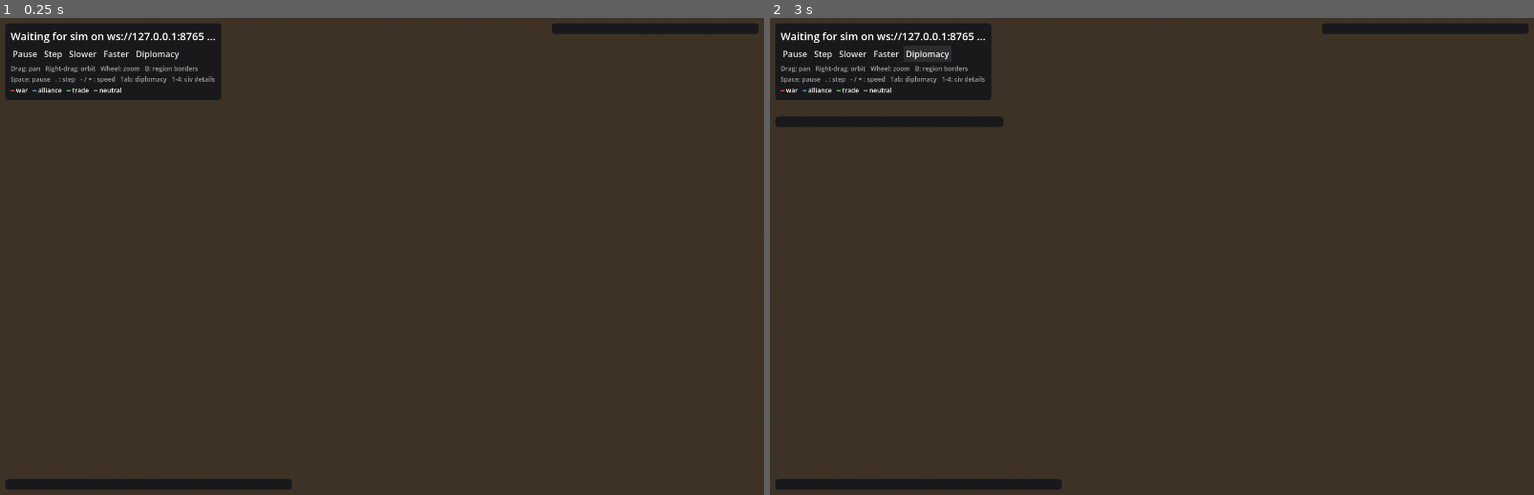
Above: before the commit, frames 1-2 (left to right).
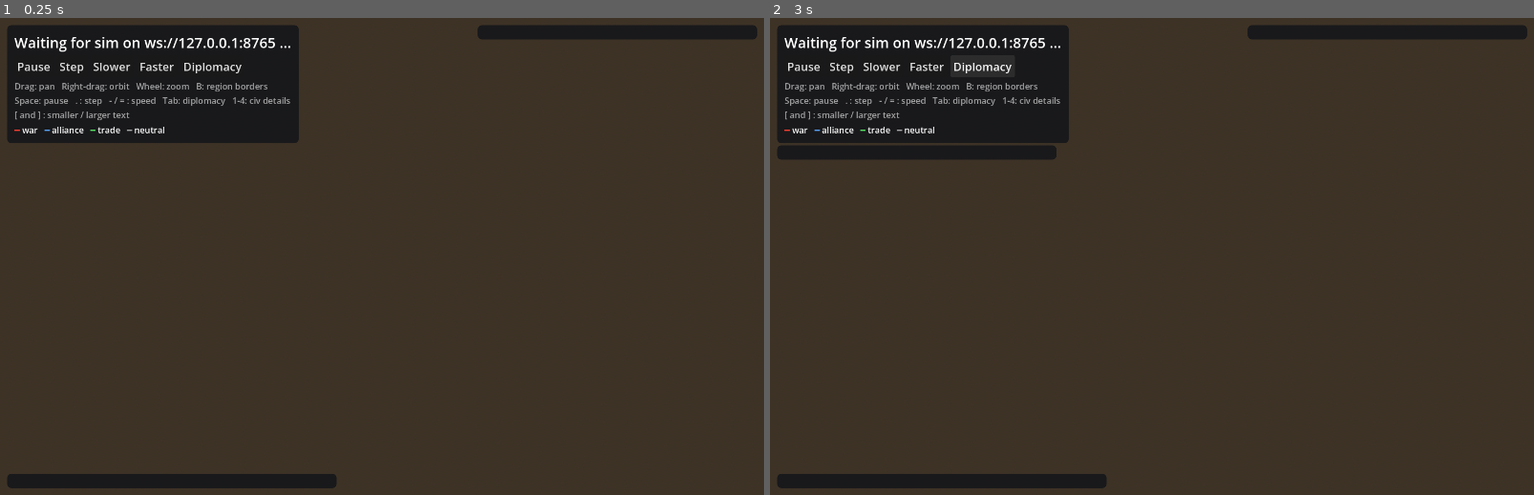
Above: after the commit, the same moments.

Repository: ninjabunny22/Game
Game: Godot game, scene res://scenes/main.tscn
The game is run twice, just before and just after one commit, with the same random seed, the same clock (stepped at 60 frames per second) and the same inputs.
Inputs:
- Up to frame 1 (0.25 s): no input
- Up to frame 2 (3 s): click "Step" at 0.5 s; click "Slower" at 1.25 s; click "Faster" at 2 s; click "Diplomacy" at 2.75 s

The runs differ from the first frame. In frame 1, 7.5% of the frame differs, in the area x 0-100%, y 1-99%; in frame 2, 7.7%.

Commit message:
Let battle length follow from how matched the armies are; days; larger UI
Battles no longer have a minimum or maximum length: armies fight until
one's strength falls below half the other's. Battle casualties run at
2.5 times the base rate, so a lopsided battle ends in a tick or two and
a close one takes roughly 40 to 100. A beaten garrison is scattered and
must rally before it can fight again.

The viewer counts days (one tick is one day) instead of years, and the
whole overlay is drawn 35% larger, adjustable with [ and ].

Co-Authored-By: Claude Opus 5.5 <noreply@anthropic.com>

Diff:
--- a/godot/scripts/hud.gd
+++ b/godot/scripts/hud.gd
@@ -7,9 +7,8 @@
 
 const LINK_LEGEND := "[color=#ff4033]━[/color] war   [color=#59a6ff]━[/color] alliance   [color=#59e666]━[/color] trade   [color=#aaaaaa]━[/color] neutral"
 
-const TICKS_PER_YEAR := 10  # purely for display: a calendar reads better than a tick count
 const MAX_HEADLINES := 8
-const ROUTINE_WINDOW := 100  # ticks over which routine events are counted for the summary line
+const ROUTINE_WINDOW := 100  # days over which routine events are counted for the summary line
 # Events worth a line of their own. Everything else is only counted.
 const HEADLINE_KINDS := ["war", "diplomacy", "region", "era"]
 const ROUTINE_LABELS := {"capture": "buildings captured", "tech": "discoveries", "trade": "trade changes"}
@@ -68,7 +67,8 @@
 	_button(buttons, "Diplomacy", toggle_diplomacy)
 	var help := Label.new()
 	help.text = ("Drag: pan   Right-drag: orbit   Wheel: zoom   B: region borders\n"
-			+ "Space: pause   . : step   - / = : speed   Tab: diplomacy   1-4: civ details")
+			+ "Space: pause   . : step   - / = : speed   Tab: diplomacy   1-4: civ details\n"
+			+ "[ and ] : smaller / larger text")
 	help.add_theme_font_size_override("font_size", 12)
 	help.modulate = Color(1, 1, 1, 0.6)
 	column.add_child(help)
@@ -84,14 +84,14 @@
 
 	# Diplomacy: every war, alliance and trade deal in force. Toggled with the button or Tab.
 	_diplomacy_panel = _panel(root)
-	_diplomacy_panel.position = Vector2(10, 186)
-	_diplomacy_panel.custom_minimum_size = Vector2(430, 0)
+	_diplomacy_panel.position = Vector2(10, 178)
+	_diplomacy_panel.custom_minimum_size = Vector2(390, 0)
 	_diplomacy_panel.visible = false
 	_diplomacy = RichTextLabel.new()
 	_diplomacy.bbcode_enabled = true
 	_diplomacy.fit_content = true
 	_diplomacy.scroll_active = false
-	_diplomacy.custom_minimum_size = Vector2(410, 0)
+	_diplomacy.custom_minimum_size = Vector2(370, 0)
 	_diplomacy.mouse_filter = Control.MOUSE_FILTER_IGNORE
 	_diplomacy.add_theme_font_size_override("normal_font_size", 13)
 	_diplomacy.add_theme_font_size_override("bold_font_size", 13)
@@ -108,7 +108,7 @@
 	_log.bbcode_enabled = true
 	_log.fit_content = true
 	_log.scroll_active = false
-	_log.custom_minimum_size = Vector2(520, 0)
+	_log.custom_minimum_size = Vector2(440, 0)
 	_log.mouse_filter = Control.MOUSE_FILTER_IGNORE
 	_log.add_theme_font_size_override("normal_font_size", 13)
 	log_panel.add_child(_log)
@@ -214,7 +214,7 @@
 	for event: Dictionary in data["events"]:
 		if event["kind"] in HEADLINE_KINDS:
 			var color: String = _civ_info[int(event["civ"])]["color"]
-			_log_lines.append("[color=#8a93a0]Year %d[/color]  [color=%s]%s[/color]" % [_year(tick), color, event["text"]])
+			_log_lines.append("[color=#8a93a0]Day %d[/color]  [color=%s]%s[/color]" % [tick, color, event["text"]])
 		elif ROUTINE_LABELS.has(event["kind"]):
 			_routine.append([tick, event["kind"]])
 	if _log_lines.size() > MAX_HEADLINES:
@@ -228,18 +228,14 @@
 	for kind: String in ROUTINE_LABELS:
 		if counts.has(kind):
 			summary.append("%d %s" % [counts[kind], ROUTINE_LABELS[kind]])
-	var footer := "[color=#8a93a0]Last %d years: %s[/color]" % [
-		ROUTINE_WINDOW / TICKS_PER_YEAR, ", ".join(summary) if not summary.is_empty() else "quiet"]
+	var footer := "[color=#8a93a0]Last %d days: %s[/color]" % [
+		ROUTINE_WINDOW, ", ".join(summary) if not summary.is_empty() else "quiet"]
 	_log.text = "\n".join(_log_lines + [footer])
 
 
-func _year(tick: int) -> int:
-	return tick / TICKS_PER_YEAR + 1
-
-
-func _years(ticks: int) -> String:
-	var years := maxi(1, roundi(float(ticks) / TICKS_PER_YEAR))
-	return "%d year%s" % [years, "" if years == 1 else "s"]
+## One tick is one day.
+func _days(ticks: int) -> String:
+	return "%d day%s" % [ticks, "" if ticks == 1 else "s"]
 
 
 func _refresh_cards() -> void:
@@ -293,7 +289,7 @@
 		var started := _tick
 		for front: Dictionary in fronts:
 			started = mini(started, int(front["war"]["started"]))
-		lines.append("[b]%s[/b]  [color=#8a93a0]%s[/color]" % [name, _years(_tick - started)])
+		lines.append("[b]%s[/b]  [color=#8a93a0]%s[/color]" % [name, _days(_tick - started)])
 		for front: Dictionary in fronts:
 			var war: Dictionary = front["war"]
 			# The side that declared is named first.
@@ -317,9 +313,9 @@
 	for alliance: Dictionary in alliances:
 		var name: String = str(alliance["name"]) if alliance["name"] != null else "Alliance"
 		lines.append("[b]%s[/b]" % name)
-		lines.append("  %s and %s  [color=#8a93a0]formed year %d (%s ago)[/color]" % [
-			_civ_name(int(alliance["a"])), _civ_name(int(alliance["b"])), _year(int(alliance["since"])),
-			_years(_tick - int(alliance["since"])),
+		lines.append("  %s and %s  [color=#8a93a0]formed day %d (%s ago)[/color]" % [
+			_civ_name(int(alliance["a"])), _civ_name(int(alliance["b"])), int(alliance["since"]),
+			_days(_tick - int(alliance["since"])),
 		])
 
 	lines.append("")
@@ -330,7 +326,7 @@
 		lines.append("  %s sends %s %s/tick,  %s sends %s %s/tick  [color=#8a93a0]%s left[/color]" % [
 			_civ_name(int(deal["a"])), String.num(float(deal["a_gives"]["rate"]), 2), deal["a_gives"]["resource"],
 			_civ_name(int(deal["b"])), String.num(float(deal["b_gives"]["rate"]), 2), deal["b_gives"]["resource"],
-			_years(int(deal["ends"]) - _tick),
+			_days(int(deal["ends"]) - _tick),
 		])
 	return "\n".join(lines)
 
@@ -345,9 +341,9 @@
 	if not _connected:
 		_status.text = "Waiting for sim on ws://127.0.0.1:8765 ..."
 		return
-	# Speed as years per minute, which is what a spectator feels.
-	var pace := "paused" if _paused else "%s years/min" % String.num(_speed * 60.0 / TICKS_PER_YEAR, 0)
-	_status.text = "Year %d   [%s]   tick %d, seed %d" % [_year(_tick), pace, _tick, _seed]
+	# One tick is one day; speed is shown as days per minute, which is what a spectator feels.
+	var pace := "paused" if _paused else "%s days/min" % String.num(_speed * 60.0, 0)
+	_status.text = "Day %d   [%s]   seed %d" % [_tick, pace, _seed]
 	_pause_button.text = "Resume" if _paused else "Pause"
 
 
@@ -463,7 +459,7 @@
 	if not problems.is_empty():
 		text += "   [color=#e07a6a](%s)[/color]" % ", ".join(problems)
 	if int(civ["distrusted_for"]) > 0:
-		text += "\n[color=#e07a6a]Distrusted for betrayal: %s left[/color]" % _years(int(civ["distrusted_for"]))
+		text += "\n[color=#e07a6a]Distrusted for betrayal: %s left[/color]" % _days(int(civ["distrusted_for"]))
 	return text
 
 
--- a/godot/scripts/main.gd
+++ b/godot/scripts/main.gd
@@ -10,6 +10,8 @@
 const CameraRig := preload("res://scripts/camera_rig.gd")
 const Hud := preload("res://scripts/hud.gd")
 
+const UI_SCALE := 1.35  # the whole overlay is drawn this much larger than Godot's default text size
+const UI_SCALE_STEP := 0.1
 const FAR_VIEW := 75.0  # camera further than this: the whole-map view
 const NEAR_VIEW := 38.0  # camera closer than this: full detail
 
@@ -27,6 +29,7 @@
 
 
 func _ready() -> void:
+	_set_ui_scale(UI_SCALE)
 	_add_lighting()
 	add_child(_terrain)
 	add_child(_civ_view)
@@ -58,6 +61,10 @@
 			_hud.toggle_diplomacy()
 		KEY_B:
 			_terrain.toggle_region_borders()
+		KEY_BRACKETLEFT:
+			_set_ui_scale(get_window().content_scale_factor - UI_SCALE_STEP)
+		KEY_BRACKETRIGHT:
+			_set_ui_scale(get_window().content_scale_factor + UI_SCALE_STEP)
 		KEY_1, KEY_2, KEY_3, KEY_4:
 			_hud.toggle_card(event.keycode - KEY_1)
 
@@ -70,6 +77,11 @@
 		_detail = detail
 		_civ_view.set_detail(detail)
 		_unit_view.set_detail(detail)
+
+
+## Scales every panel and all overlay text together; the 3D map is unaffected.
+func _set_ui_scale(factor: float) -> void:
+	get_window().content_scale_factor = clampf(factor, 0.8, 2.2)
 
 
 func _on_connection_changed(connected: bool) -> void:
Not shown, changed: README.md
Not shown, changed: src/civsim/military/warfare.py
Not shown, changed: tests/test_military.py
